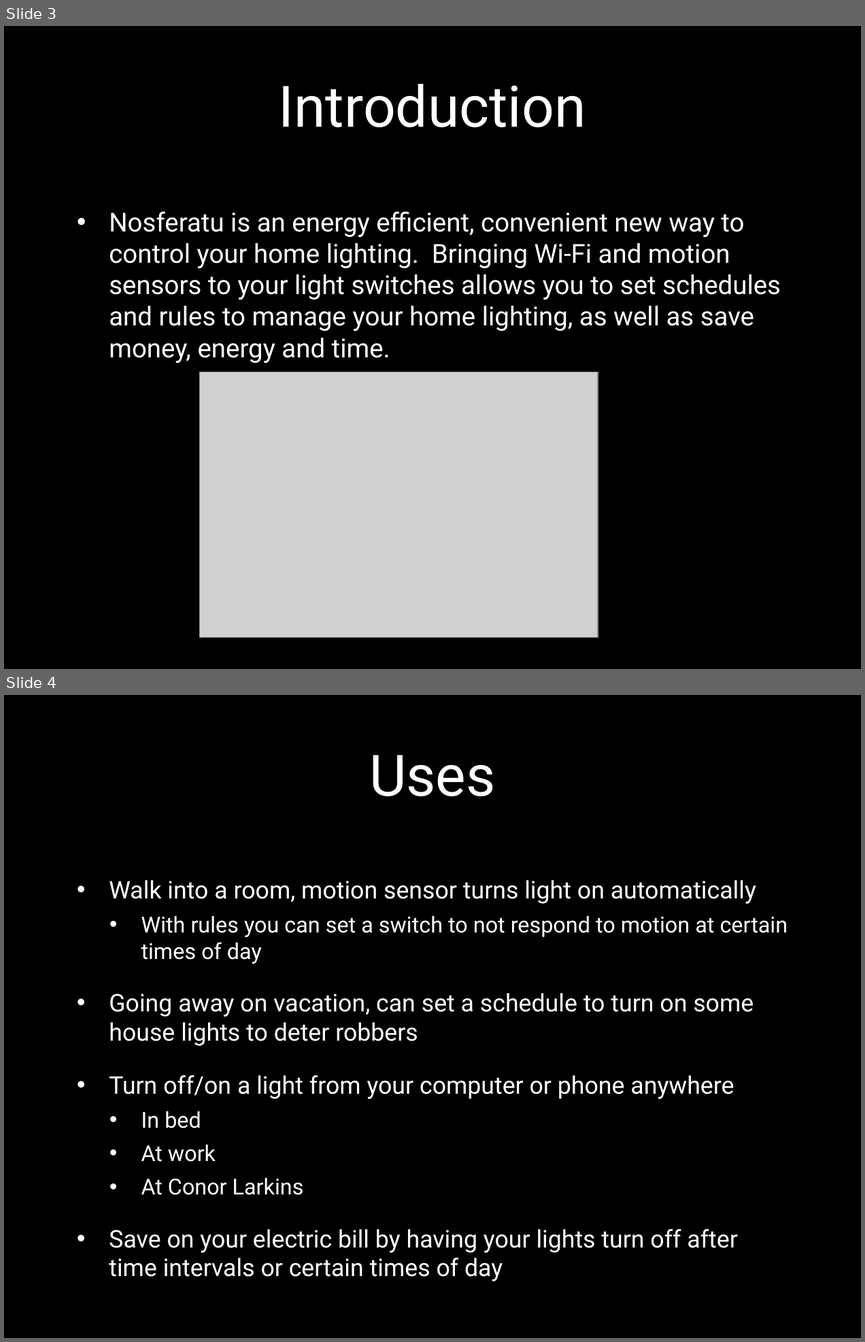
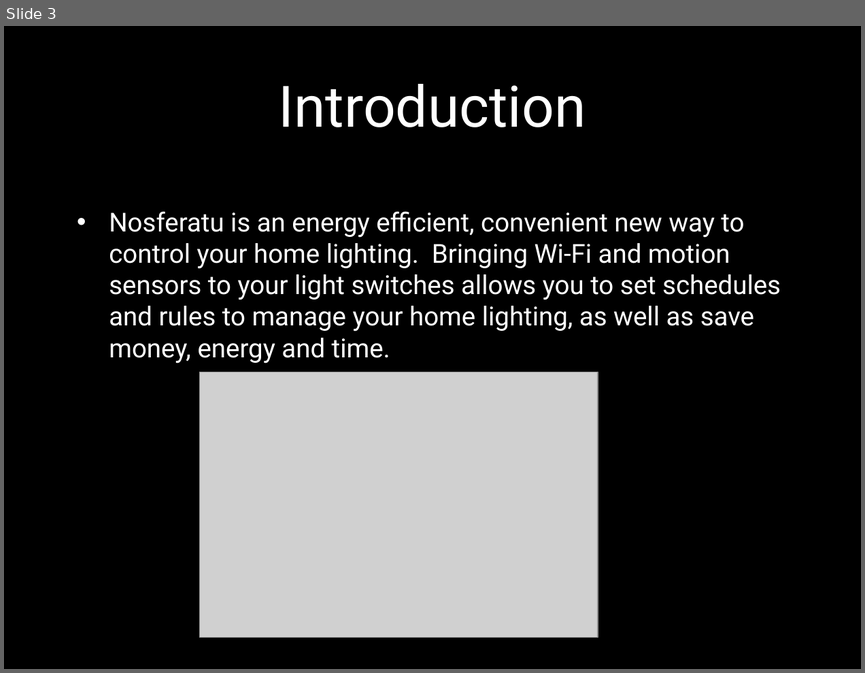
Before and after one commit to cojoigo/Capstone, a slide deck: Final Documents/Final Presentation.pptx. Shown one above the other, each under a label of ours: slides 3 and 4 before the commit, slide 3 after it. The pictures are 865x1342 and 865x673 pixels, drawn with LibreOffice and Linux fonts; fonts in the diff are those of the drawing; grey boxes stand for pictures; background and template pictures are left out. Boxes give left, top, right and bottom in pixels: in the first picture for what was removed or moved away, otherwise in the second. Text is boxed around its words. In the diff, an @@ line names an element or a change of style, - is before the commit and + after.

```diff
--- a/Final Documents/Final Presentation.pptx
+++ b/Final Documents/Final Presentation.pptx
@@ slide 4 removed at box(4, 695, 861, 1338), background picture (left out) @@
@@ title removed at box(369, 755, 496, 796) @@
-Uses
@@ text removed at box(109, 880, 788, 1281) @@
-• Walk into a room, motion sensor turns light on automatically
-  • With rules you can set a switch to not respond to motion at certain times of day
-• Going away on vacation, can set a schedule to turn on some house lights to deter robbers
-• Turn off/on a light from your computer or phone anywhere
-  • In bed
-  • At work
-  • At Conor Larkins
-• Save on your electric bill by having your lights turn off after time intervals or certain times of day
```
Also in this commit, not shown: 1 slide changed, 6 slides added, 2 other slides removed.
